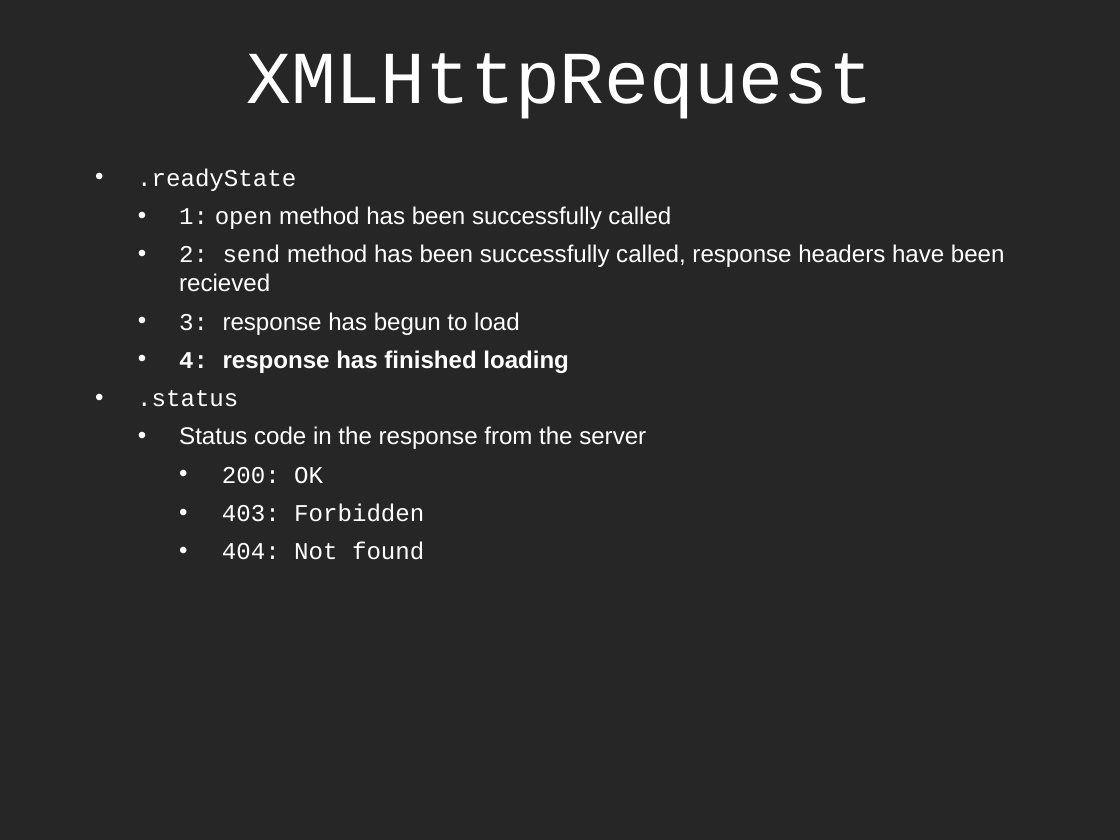
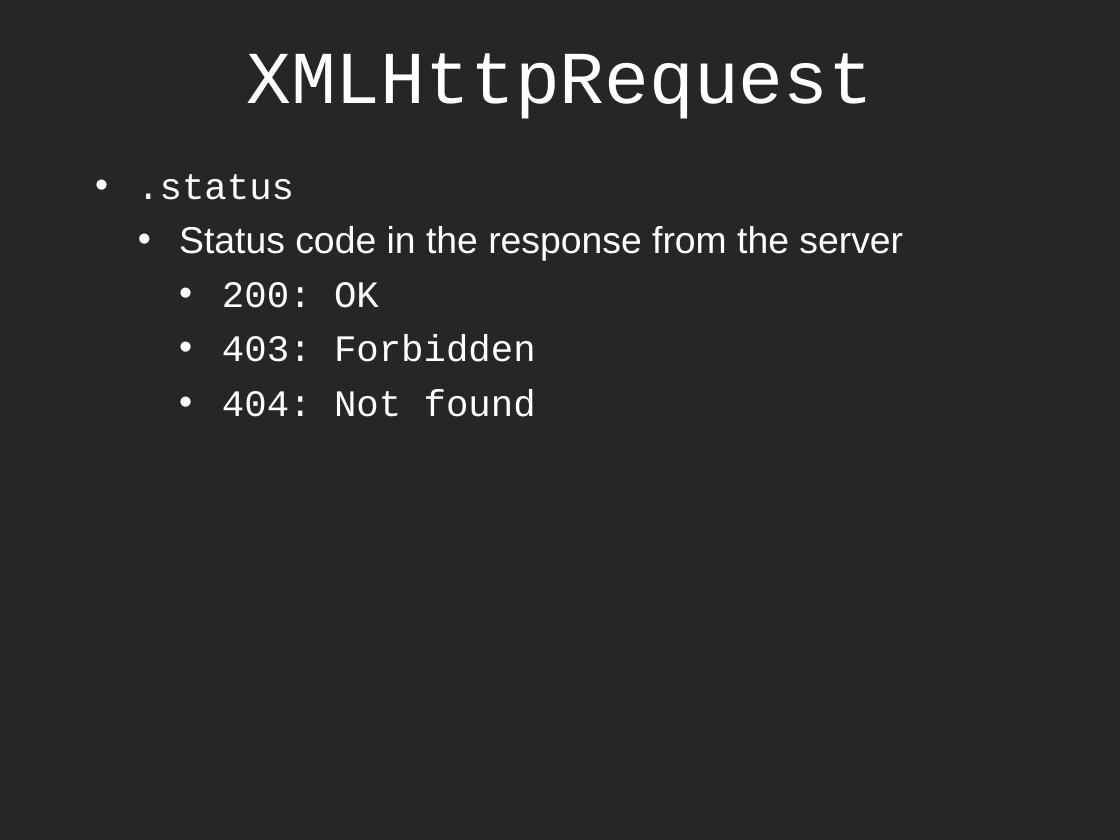
Before and after one commit to dantasse/ssuiweb2014, a slide deck: slide 29 of week07/week07.pptx (slide 30 before the commit). Drawn at 1120x840 pixels with LibreOffice and Linux fonts; fonts in the diff are those of the drawing. Boxes give left, top, right and bottom in pixels: in the first picture for what was removed or moved away, otherwise in the second. Text is boxed around its words. In the diff, an @@ line names an element or a change of style, - is before the commit and + after.

```diff
--- a/week07/week07.pptx
+++ b/week07/week07.pptx
@@ text ".status" at box(137, 174, 903, 417): size 15.5 to 24 pt @@
@@ text at box(137, 168, 1005, 373): paragraphs removed @@
-• .readyState
-  • 1: open method has been successfully called
-  • 2: send method has been successfully called, response headers have been recieved
-  • 3: response has begun to load
-  • 4: response has finished loading
```
Also in this commit, not shown: 8 other slides changed, 3 slides added, 10 slides removed, 29 other files.
